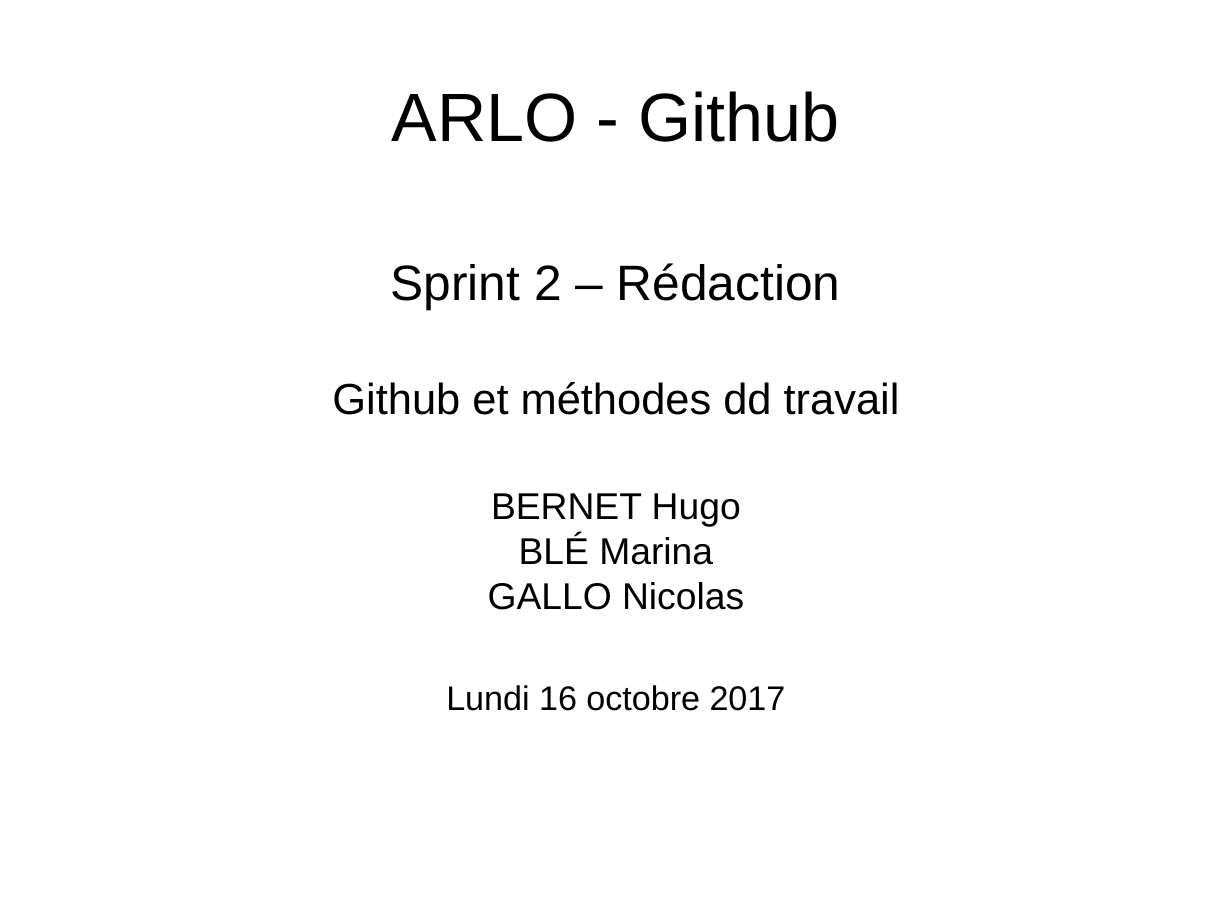
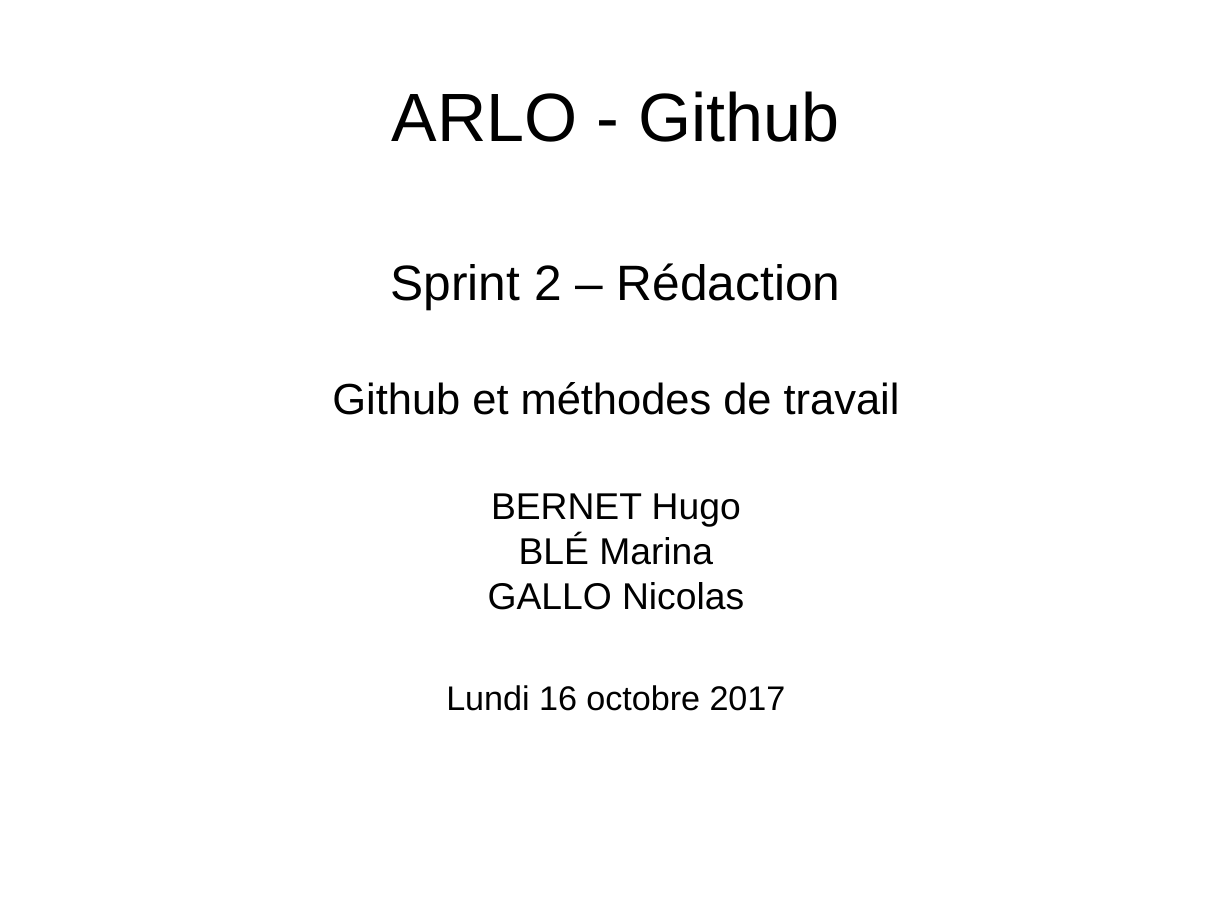
Before and after one commit to sirineKr/Projet-Architecture, a slide deck: slide 1 of Documentation/modifiables/2017-10-16-sprint-2-oral.odp. Drawn at 1232x924 pixels with LibreOffice and Linux fonts; fonts in the diff are those of the drawing. Boxes give left, top, right and bottom in pixels: in the first picture for what was removed or moved away, otherwise in the second. Text is boxed around its words. In the diff, an @@ line names an element or a change of style, - is before the commit and + after.

Commit message:
Sprint 2 - Github et fonctionnement - orga des docs des sprints

```diff
--- a/Documentation/modifiables/2017-10-16-sprint-2-oral.odp
+++ b/Documentation/modifiables/2017-10-16-sprint-2-oral.odp
@@ subtitle at <box>332,382,900,415</box>: text changed @@
-Github et méthodes dd travail
+Github et méthodes de travail
```
Also in this commit, not shown: 1 other slide changed, 3 other files.
